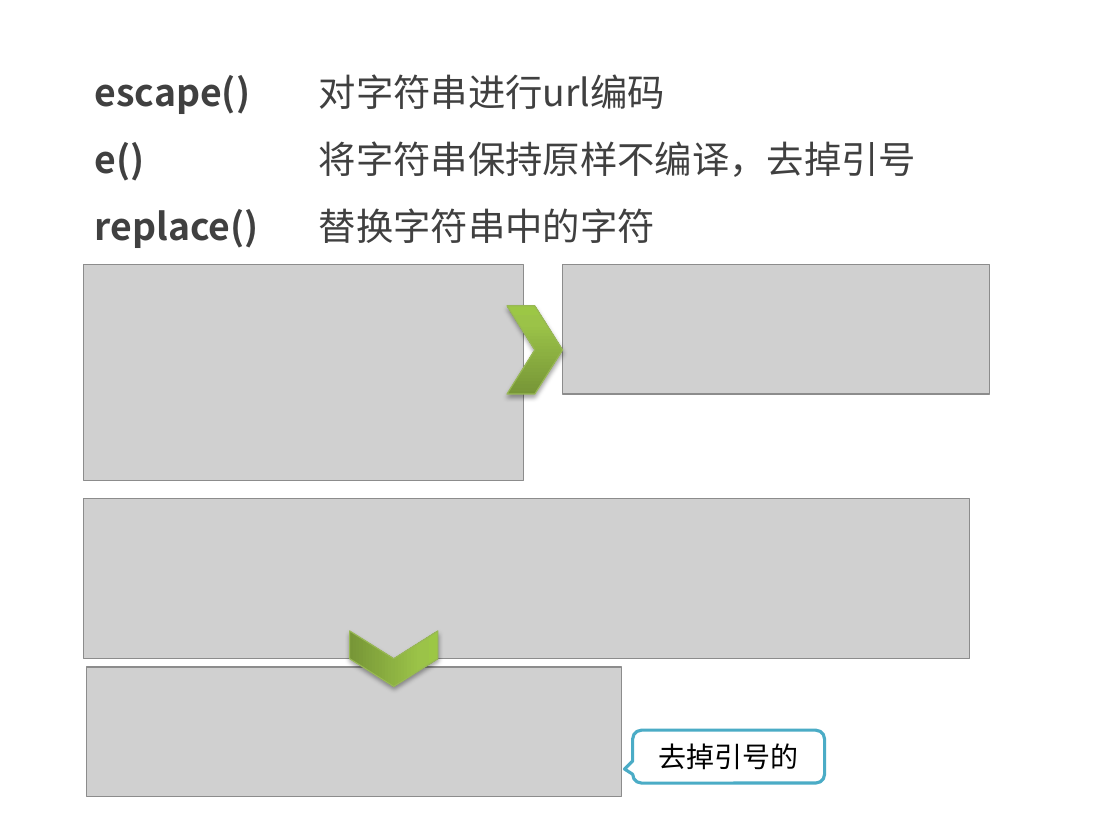
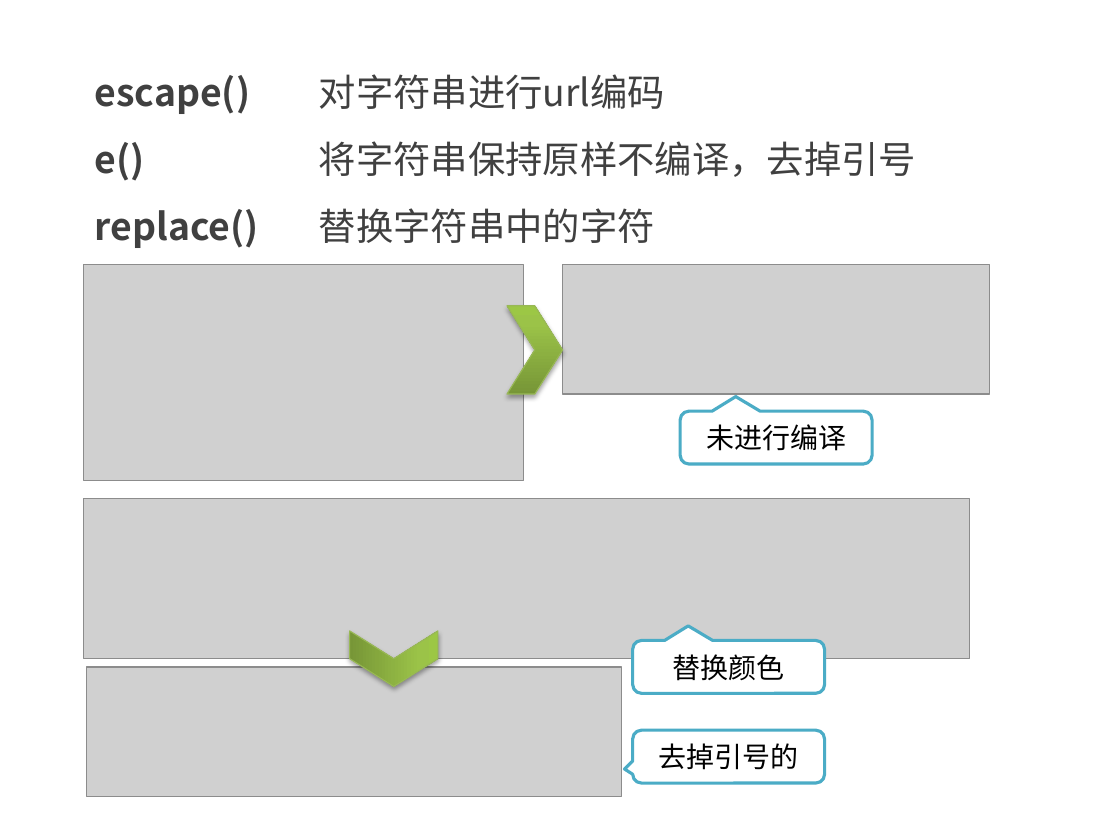
Before and after one commit to kong66/less-class, a slide deck: slide 8 of less-7-函数1.pptx. Drawn at 1120x840 pixels with LibreOffice and Linux fonts; fonts in the diff are those of the drawing; grey boxes stand for pictures. Boxes give left, top, right and bottom in pixels: in the first picture for what was removed or moved away, otherwise in the second. Text is boxed around its words. In the diff, an @@ line names an element or a change of style, - is before the commit and + after.

```diff
--- a/less-7-函数1.pptx
+++ b/less-7-函数1.pptx
@@ rounded speech box added at box(680, 411, 871, 464), fill #FFFFFF, outline #4BACC6 2 pt, 18 pt, text #000000 @@
+未进行编译
@@ rounded speech box added at box(633, 641, 824, 693), fill #FFFFFF, outline #4BACC6 2 pt, 18 pt, text #000000 @@
+替换颜色
```
Also in this commit, not shown: 5 other slides changed, 8 other files.
